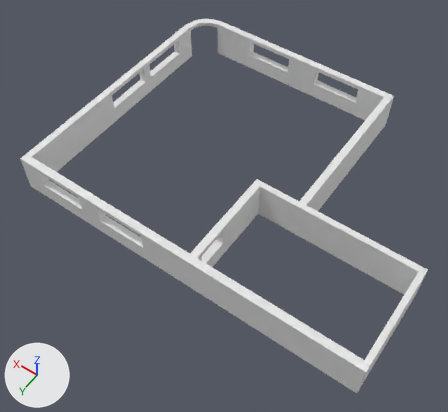
A saved change to the FBX model Assets/Art/Models/BasicModels/Resturant.fbx.
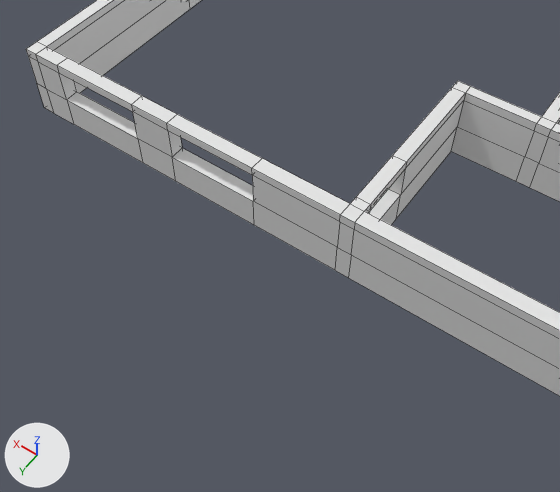
Each version appears first whole from a 50 mm lens placed at (-13.52, 13.66, 25.49), pointed at (-1.97, -2.5, 0.1), and next in a close-up from a 50 mm lens placed at (-8.87, 12.67, 15.9), pointed at (-2.02, 3.07, 0.81). The axes (+X, +Y, +Z) are drawn at lower left. The lights are the same throughout. The close-ups show mesh edges as thin lines. Where no turn or scale is listed for an object, it has been applied to the vertices.

Objects in the first close-up: 'Resturant'.
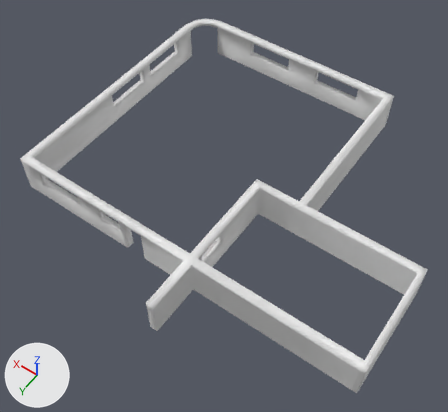
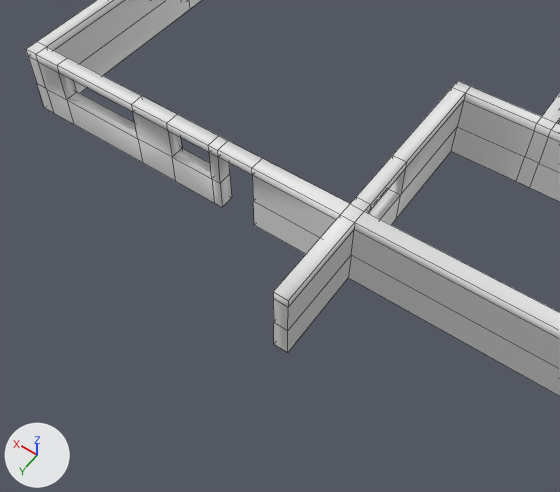
Changed parts and their boxes (x1, y1, x2, y2) in the close-ups (560 x 492 px):
part 1 of me_cube_007, built on
    before: (335, 215, 355, 277)
    after: (273, 215, 355, 352)
part 2 of me_cube_007, built on
    before: (167, 114, 262, 225)
    after: (167, 114, 262, 207)

What changed in the scene script:
```text
Change me_cube_007:
    used by ob_resturant; location = (0.0, 0.0, 0.0)
    remove me_cube_007.from_pydata(...)  # 263 vertices, 246 faces; spans x -12.3..7.4, y -13.1..2.3, z -0.2..2.0
    add me_cube_007.from_pydata(...)  # 287 vertices, 268 faces; spans x -12.3..7.4, y -13.1..4.9, z -0.2..2.0
    me_cube_007 part 1
    3 faces are deleted
    8 new vertices lie (0.0, 2.6, 0.0) away from vertices in x -3.6..-3.2, y 2.3, z -0.2..2.0
    10 new faces join them
    me_cube_007 part 2
    7 faces are deleted
    8 vertices are added at x 0.5, y 1.8..2.3, z -0.2..2.0
    8 new vertices lie (-1.4, 0.0, 0.0) away from vertices in x 2.2, y 1.8..2.3, z -0.2..2.0
    22 new faces join them
    me_cube_007 part 3: the surface is now shaded smooth
```
